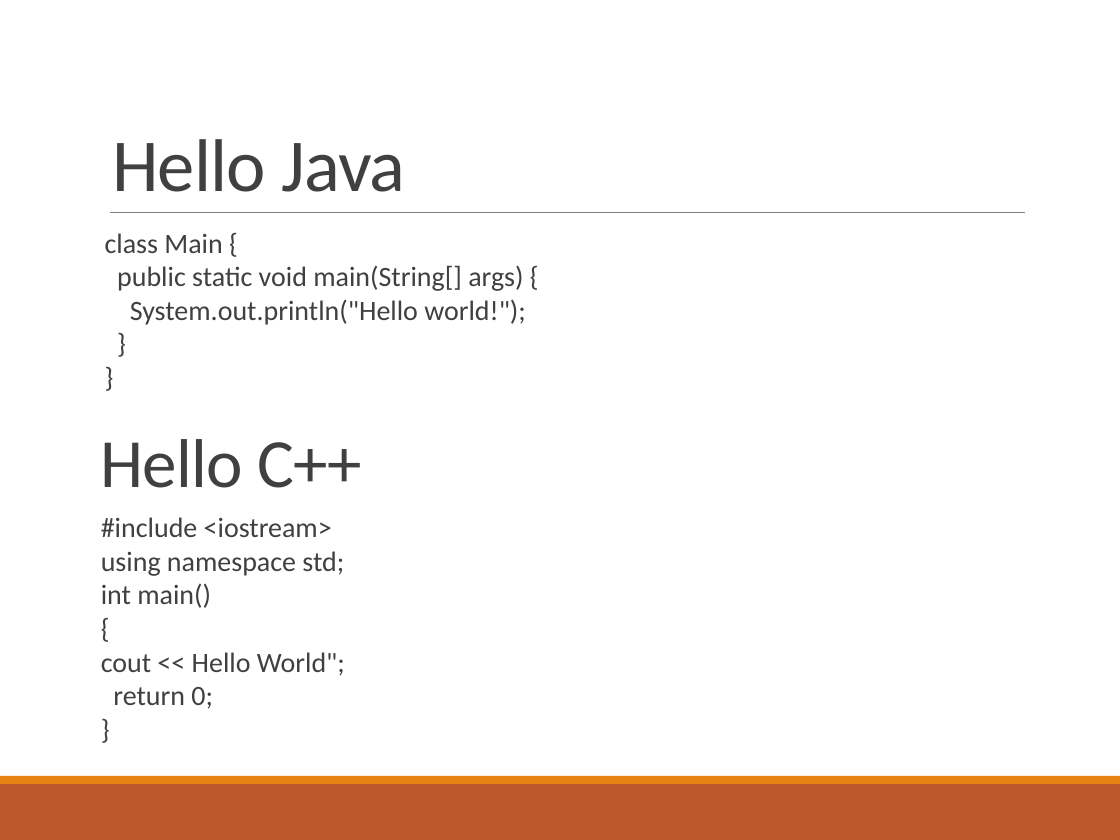
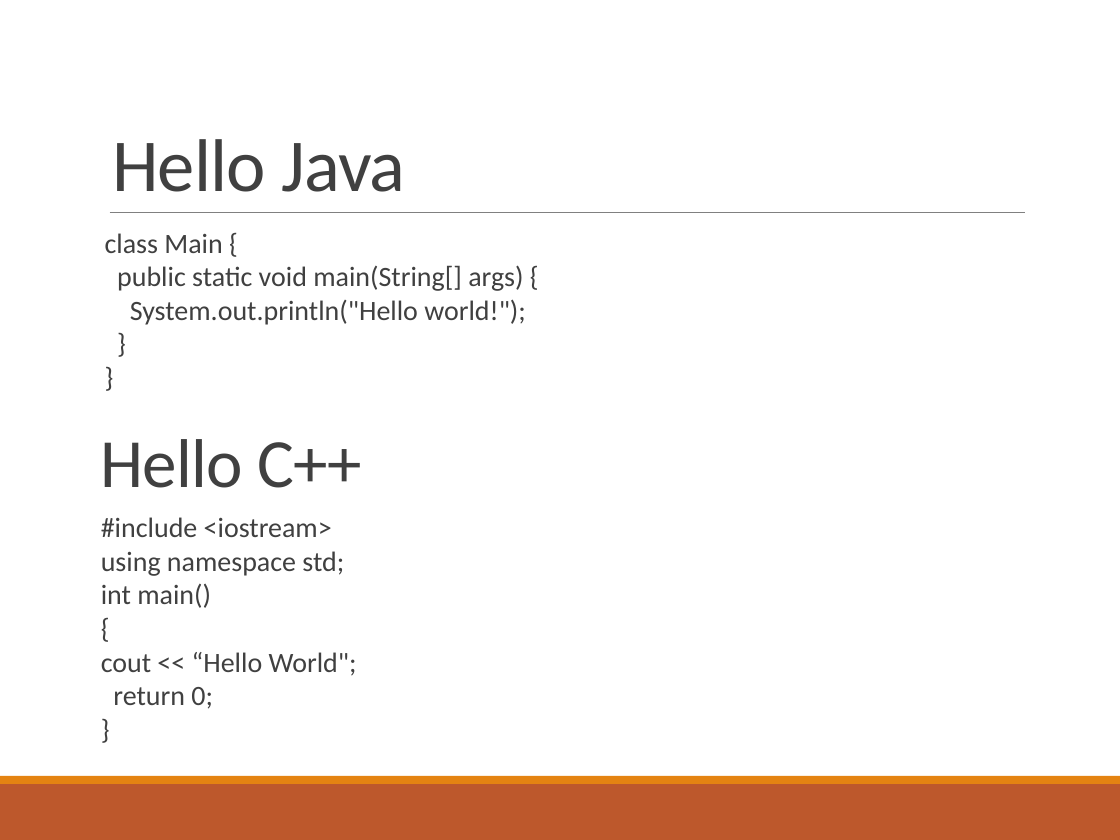
Before and after one commit to deeperj/dillinger, a slide deck: slide 8 of thesis/ukapp2/wqu_isc/sofware_design/Lesson 1 - Java.pptx (slide 7 before the commit). Drawn at 1120x840 pixels with LibreOffice and Linux fonts; fonts in the diff are those of the drawing. Boxes give left, top, right and bottom in pixels: in the first picture for what was removed or moved away, otherwise in the second. Text is boxed around its words. In the diff, an @@ line names an element or a change of style, - is before the commit and + after.

Commit message:
java09

```diff
--- a/thesis/ukapp2/wqu_isc/sofware_design/Lesson 1 - Java.pptx
+++ b/thesis/ukapp2/wqu_isc/sofware_design/Lesson 1 - Java.pptx
@@ text at bbox=[101, 652, 357, 676]: text changed @@
-cout << Hello World";
+cout << “Hello World";
```
Also in this commit, not shown: 4 other slides changed, 3 slides added, 3 other files.
